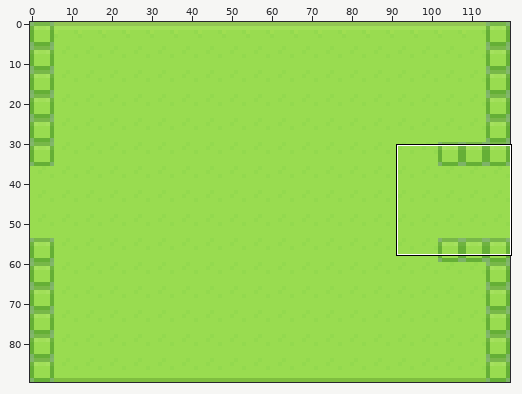
Two states of a sprite sheet, stencyl/scenes/1.png. The first picture is a wide view before the edit; the outline marks the close-up.
Close-up. Before the commit:
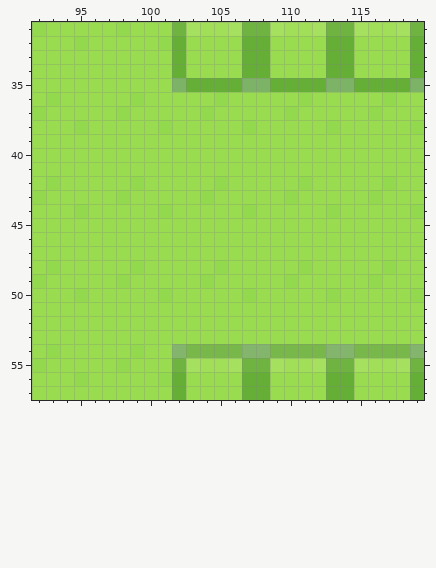
The file is 120x90 pixels. Colours within 5 levels of each other are drawn and written as one. Shown: x 92..119, y 31..57.
And afterwards:
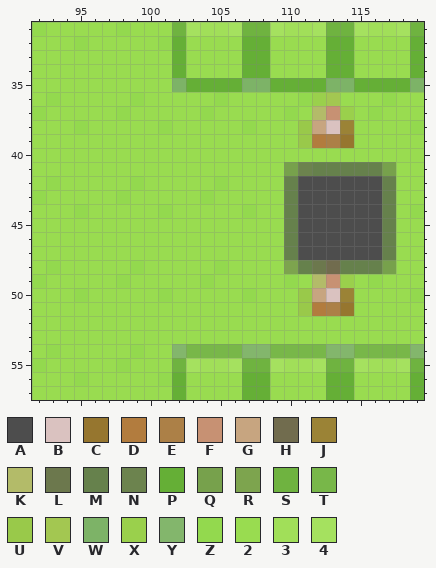
Palette (. is transparent): A #4d4d4d  B #dac2c0  C #96762f  D #b27c3e  E #ac8047  F #c79173  G #c7a580  H #716c4e  J #9b8336  K #b3bb69  L #6c784d  M #66814c  N #6c834e  P #65af36  Q #77a14c  R #7da44e  S #6fb340  T #78b749  U #99c94a  V #a3c751  W #7db367  X #9ad04c  Y #83b66c  Z #93d94e  2 #99dc50  3 #a1df59  4 #a5e15f
Difference:
y 36: x 112..113 22 -> XV
y 37: x 112..114 222 -> KFX
y 38: x 111..114 22Z2 -> UGBJ
y 39: x 111..114 2222 -> UDEC
y 41: x 110..117 22222222 -> QNMMMMMQ
y 42: x 110..117 2Z22222Z -> MAAAAAAM
y 43: x 110..117 Z22222Z2 -> MAAAAAAM
y 44: x 110..117 222Z2222 -> MAAAAAAM
y 45..47: x 110..117 22222222 -> MAAAAAAM
y 48: x 110..117 2Z22222Z -> RMLHMMMQ
y 49: x 112..114 222 -> KFX
y 50: x 111..114 22Z2 -> UGBJ
y 51: x 111..114 2222 -> UDEC
Where, in picture pixels (left, top, right, bottom), the same in both close-ups:
changed: (284, 92, 396, 316)
